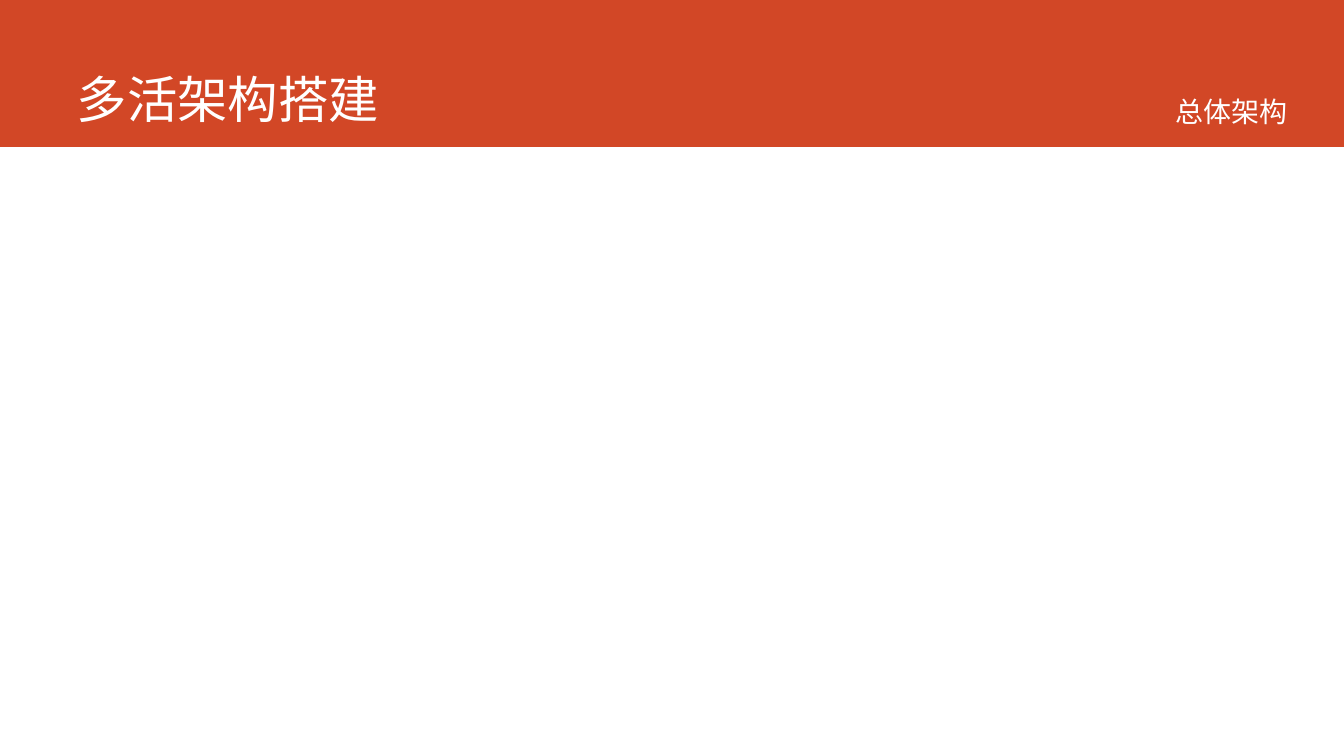
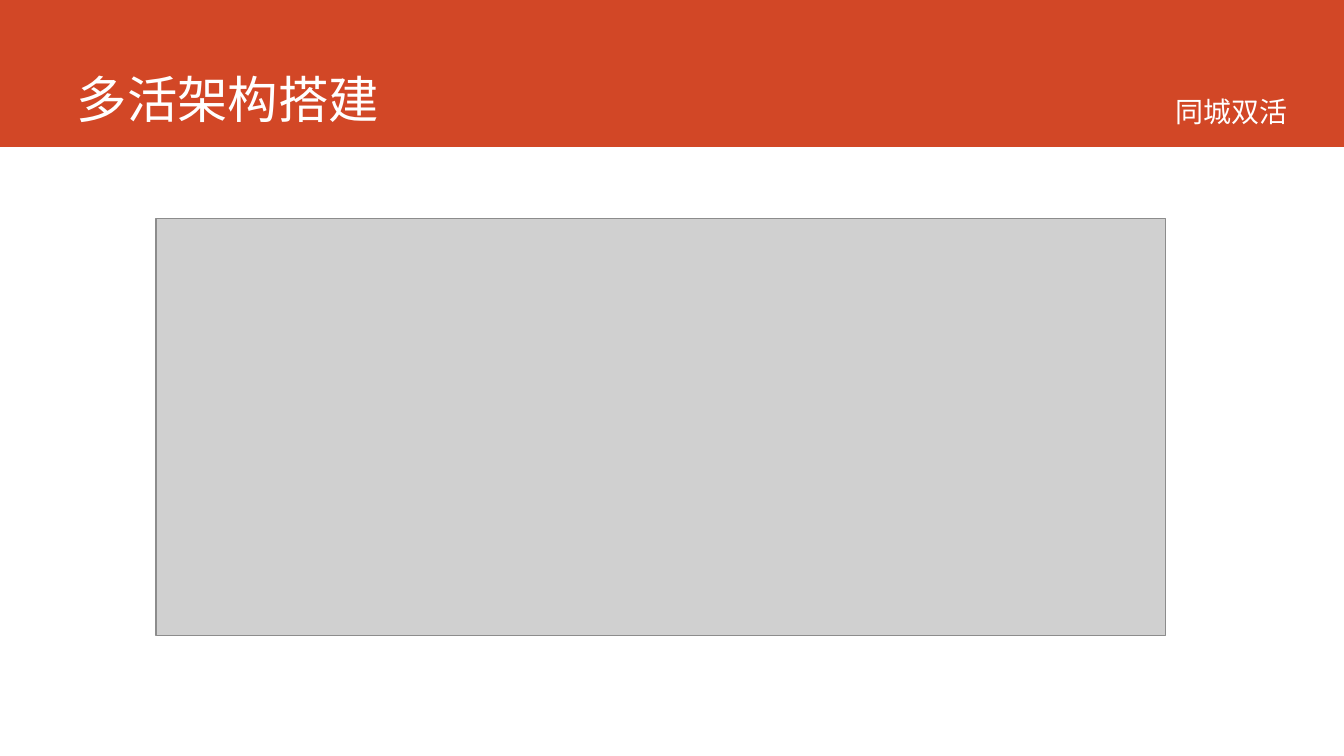
Before and after one commit to printfcoder/printfcoder, a slide deck: slide 5 of job/me/个人介绍.pptx. Drawn at 1344x756 pixels with LibreOffice and Linux fonts; fonts in the diff are those of the drawing; grey boxes stand for pictures. Boxes give left, top, right and bottom in pixels: in the first picture for what was removed or moved away, otherwise in the second. Text is boxed around its words. In the diff, an @@ line names an element or a change of style, - is before the commit and + after.

```diff
--- a/job/me/个人介绍.pptx
+++ b/job/me/个人介绍.pptx
@@ text at (x1=1175, y1=98, x2=1287, y2=125): text changed @@
-总体架构
+同城双活
@@ picture added at (x1=156, y1=219, x2=1166, y2=636) @@
```
Also in this commit, not shown: 1 other slide changed, 5 slides added, 2 other files.
